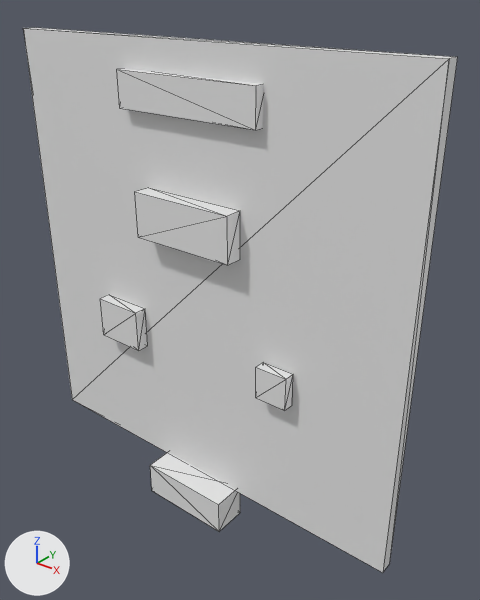
Before and after pictures for a commit that changed the glTF model web/assets/models/carrier.glb.
Rendered twice from a camera (50 mm lens) standing at (48.6, -32.4, -15.9) and looking at (16.2, 8.1, -41.0). The axes (+X, +Y, +Z) are drawn at lower left. The lights are the same throughout. The older version comes first. Mesh edges are drawn as thin lines. Where no turn or scale is listed for an object, it has been applied to the vertices.

The first picture shows 'tmphnc4z3el.stl'.
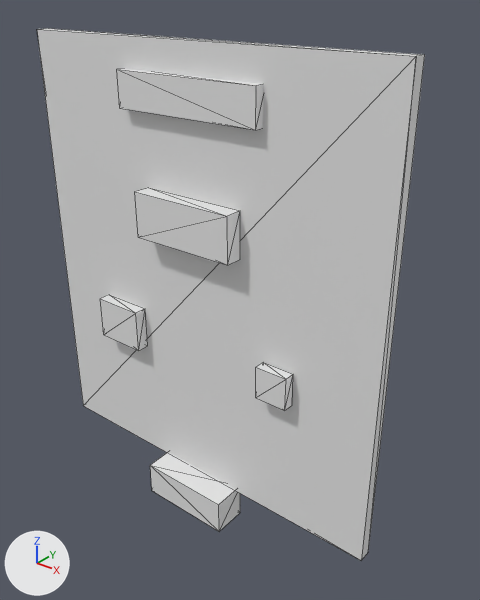
The change, as a list of edits to the scene's bpy script:
```text
Change me_tmphnc4z3el_stl:
    used by ob_tmphnc4z3el_stl; location = (0.0, 0.0, 0.0)
    remove me_tmphnc4z3el_stl.from_pydata(...)  # 48 vertices, 72 faces; spans x -7.0..33.0, y 3.3..7.1, z -63.2..-20.0
    add me_tmphnc4z3el_stl.from_pydata(...)  # 48 vertices, 72 faces; spans x -5.0..31.0, y 3.3..7.1, z -63.2..-20.0
    me_tmphnc4z3el_stl part 1: the loose piece of 8 vertices spanning x -7.0..33.0, y 5.9..7.1, z -60.0..-20.0 is scaled about its middle by (0.9, 1, 1)
```

Pixel boxes (x1, y1, x2, y2) of what changed, in the pictures (480 x 600 px):
'tmphnc4z3el.stl', reshaped (11% narrower)
    before: (23, 27, 457, 573)
    after: (37, 28, 425, 560)
